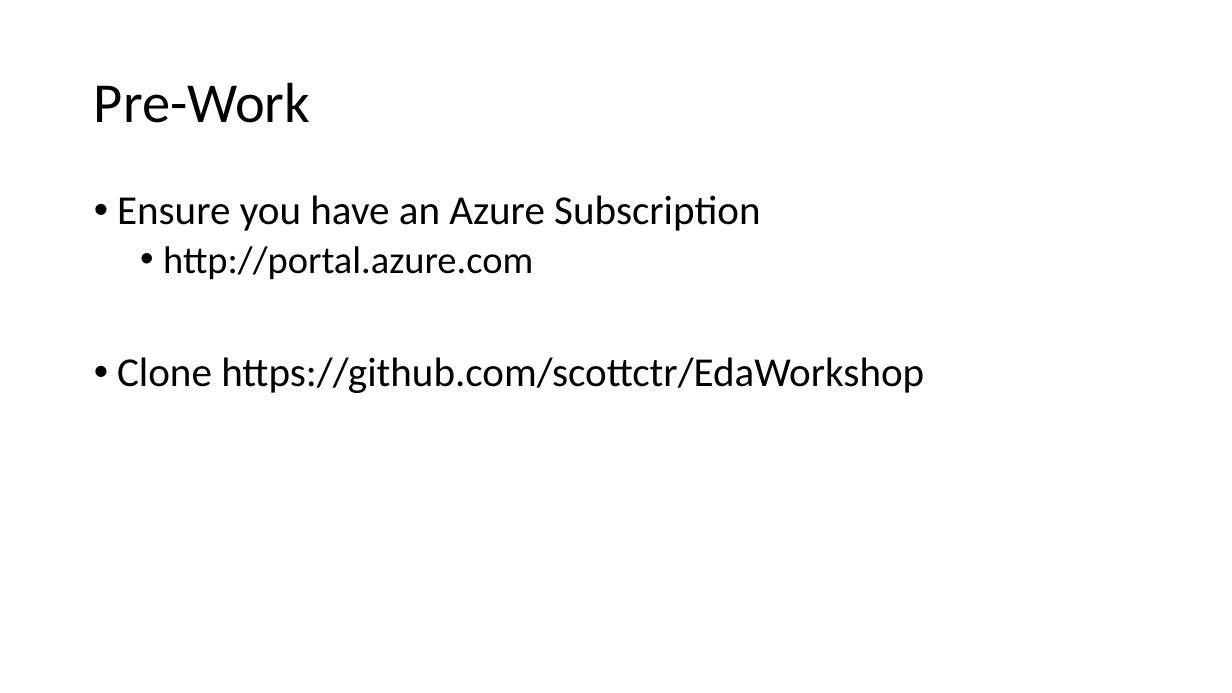
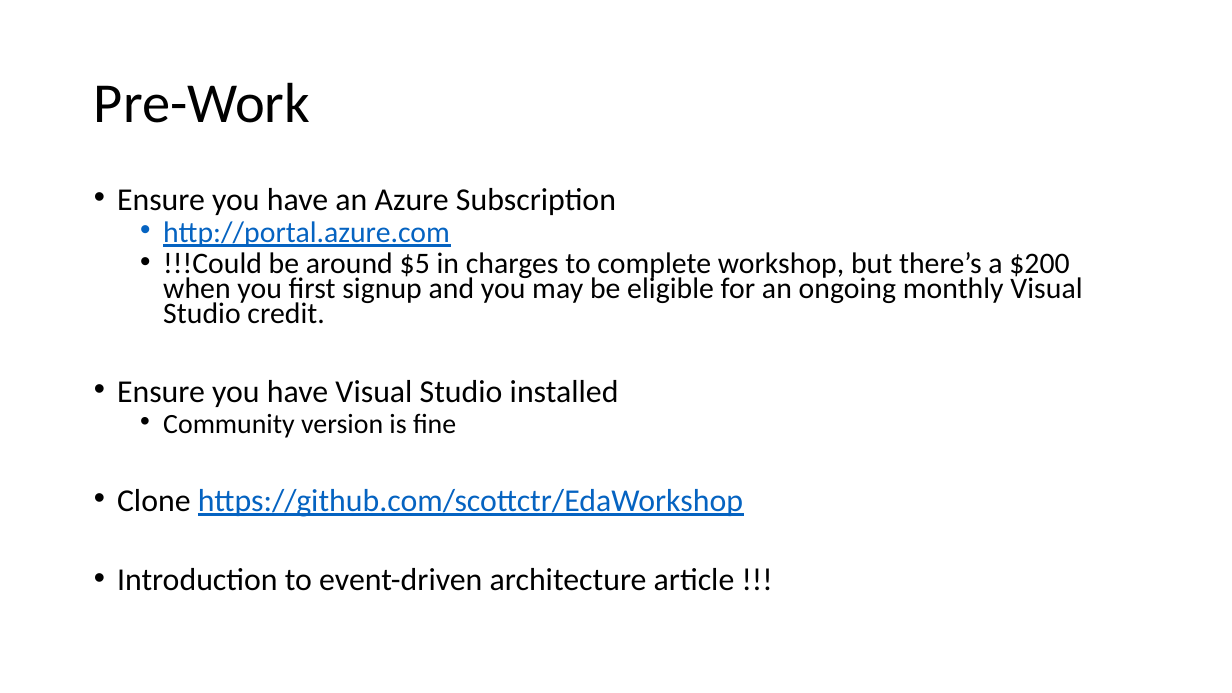
Before and after one commit to scottctr/EdaWorkshop, a slide deck: slide 2 of EventDrivenArchitectureWorkshop.pptx. Drawn at 1232x693 pixels with LibreOffice and Linux fonts; fonts in the diff are those of the drawing. Boxes give left, top, right and bottom in pixels: in the first picture for what was removed or moved away, otherwise in the second. Text is boxed around its words. In the diff, an @@ line names an element or a change of style, - is before the commit and + after.

```diff
--- a/EventDrivenArchitectureWorkshop.pptx
+++ b/EventDrivenArchitectureWorkshop.pptx
@@ text at bbox=[117, 188, 743, 517]: size 32 to 24.8 pt in "Ensure you have an Azure Subscription", "Clone https://github.com/scottctr/EdaWorkshop"; size 30 to 23.2 pt in "http://portal.azure.com"; text colour #000000 to #0563C1, underline on in "http://portal.azure.com", "https://github.com/scottctr/EdaWorkshop"; line spacing 0.9 to 0.7 @@
@@ text at bbox=[117, 252, 1082, 438]: paragraphs added @@
+  • !!!Could be around $5 in charges to complete workshop, but there’s a $200 when you first signup and you may be eligible for an ongoing monthly Visual Studio credit.
+• Ensure you have Visual Studio installed
+  • Community version is fine
@@ text at bbox=[117, 568, 735, 591]: paragraph added @@
+• Introduction to event-driven architecture article !!!
```
Also in this commit, not shown: 1 other slide changed, 7 slides added, 7 other files.
